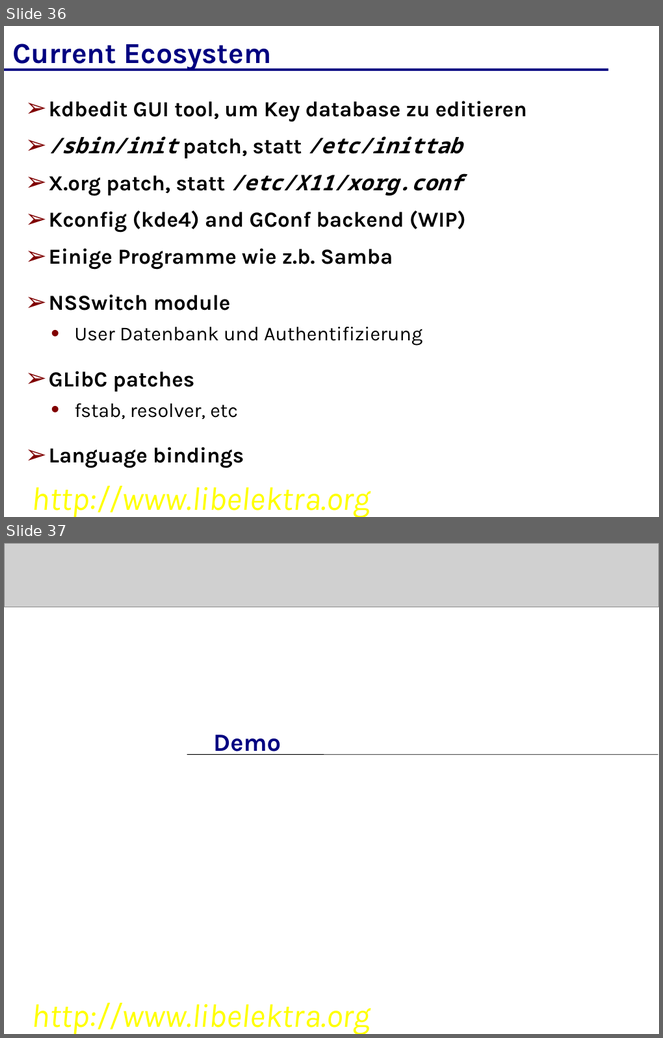
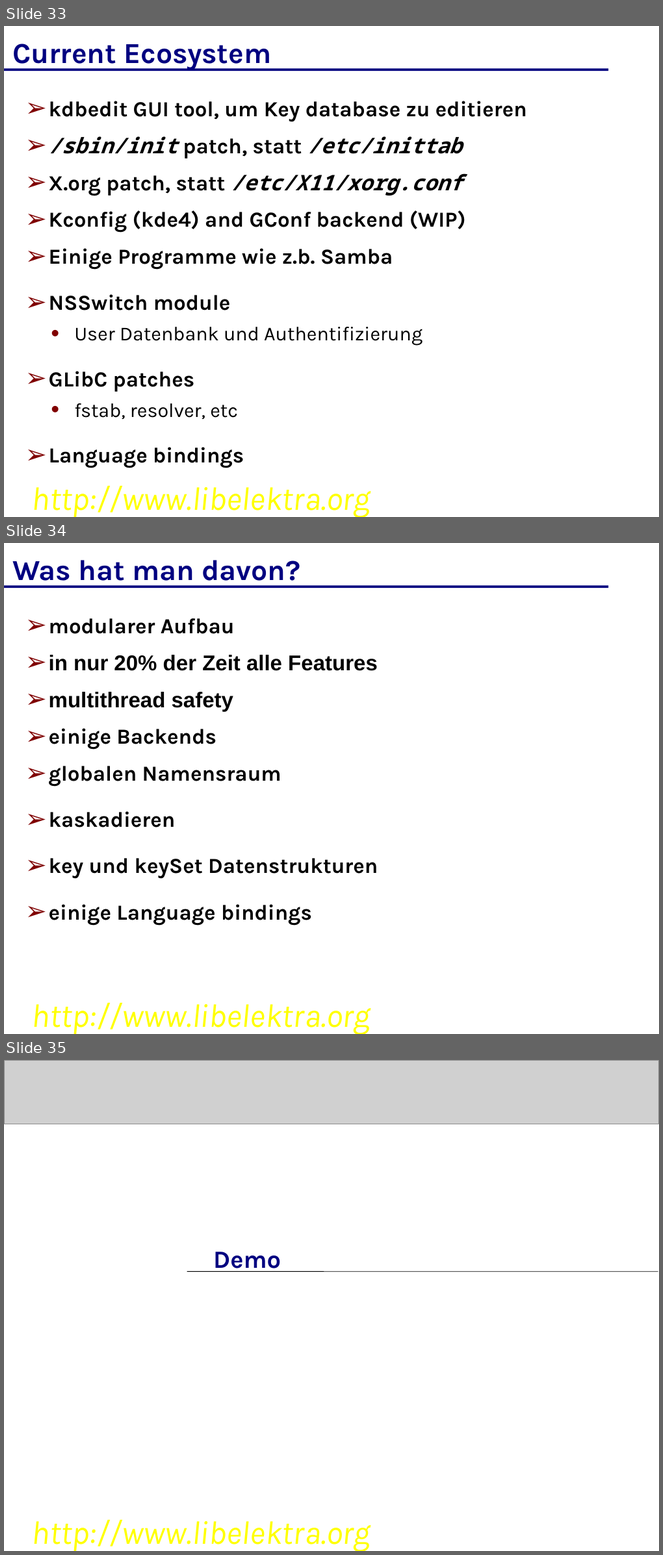
Before and after one commit to ElektraInitiative/libelektra, a slide deck: doc/elektra-de.odp. Shown one above the other, each under a label of ours: slides 36 and 37 before the commit, slides 33, 34 and 35 after it. The pictures are 663x1038 and 663x1555 pixels, drawn with LibreOffice and Linux fonts; fonts in the diff are those of the drawing; grey boxes stand for pictures; background and template pictures are left out. Boxes give left, top, right and bottom in pixels: in the first picture for what was removed or moved away, otherwise in the second. Text is boxed around its words. In the diff, an @@ line names an element or a change of style, - is before the commit and + after.

```diff
--- a/doc/elektra-de.odp
+++ b/doc/elektra-de.odp
@@ slide 34 added at [4,543,659,1034], background #FFFFFF; not listed: 2 template elements that a slide beside it also shows @@
@@ text added at [12,560,300,587], 35.1 pt, text #000080, bold @@
+Was hat man davon?
@@ text added at [49,618,378,925], 26 pt, text #000000, bold @@
+➢ modularer Aufbau
+➢ in nur 20% der Zeit alle Features
+➢ multithread safety
+➢ einige Backends
+➢ globalen Namensraum
+➢ kaskadieren
+➢ key und keySet Datenstrukturen
+➢ einige Language bindings
@@ what was slide 36 is now slide 33 @@
@@ what was slide 37 is now slide 35 @@
```
Also in this commit, not shown: 2 slides changed, 3 other files.
